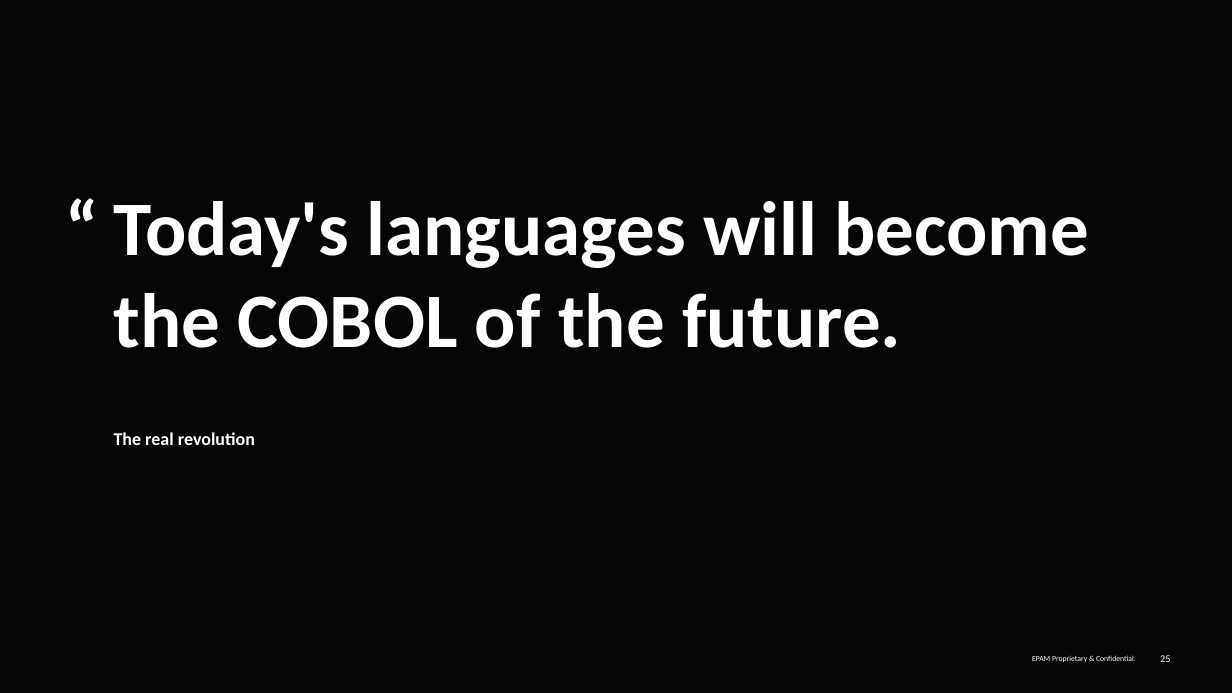
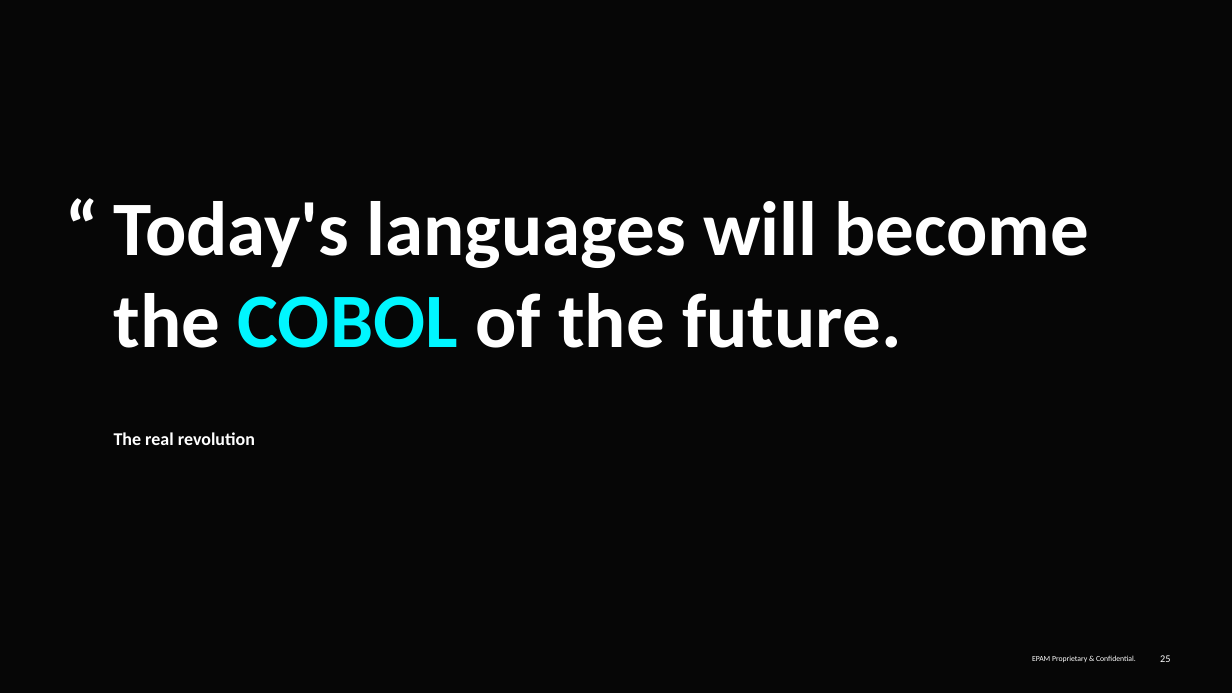
Before and after one commit to EdgarAlvarez10/HsBook, a slide deck: slide 25 of Chapters/2. The Best Programming Language/The_Best_Programming_Language.pptx. Drawn at 1232x693 pixels with LibreOffice and Linux fonts; fonts in the diff are those of the drawing; background and template pictures are left out. Boxes give left, top, right and bottom in pixels: in the first picture for what was removed or moved away, otherwise in the second. Text is boxed around its words. In the diff, an @@ line names an element or a change of style, - is before the commit and + after.

```diff
--- a/Chapters/2. The Best Programming Language/The_Best_Programming_Language.pptx
+++ b/Chapters/2. The Best Programming Language/The_Best_Programming_Language.pptx
@@ title "Today's languages will become the ..." at (114, 201, 1089, 348): text colour #FFFFFF to #00F6FF in "COBOL" @@
```
Also in this commit, not shown: 5 other slides changed, 2 other files.
